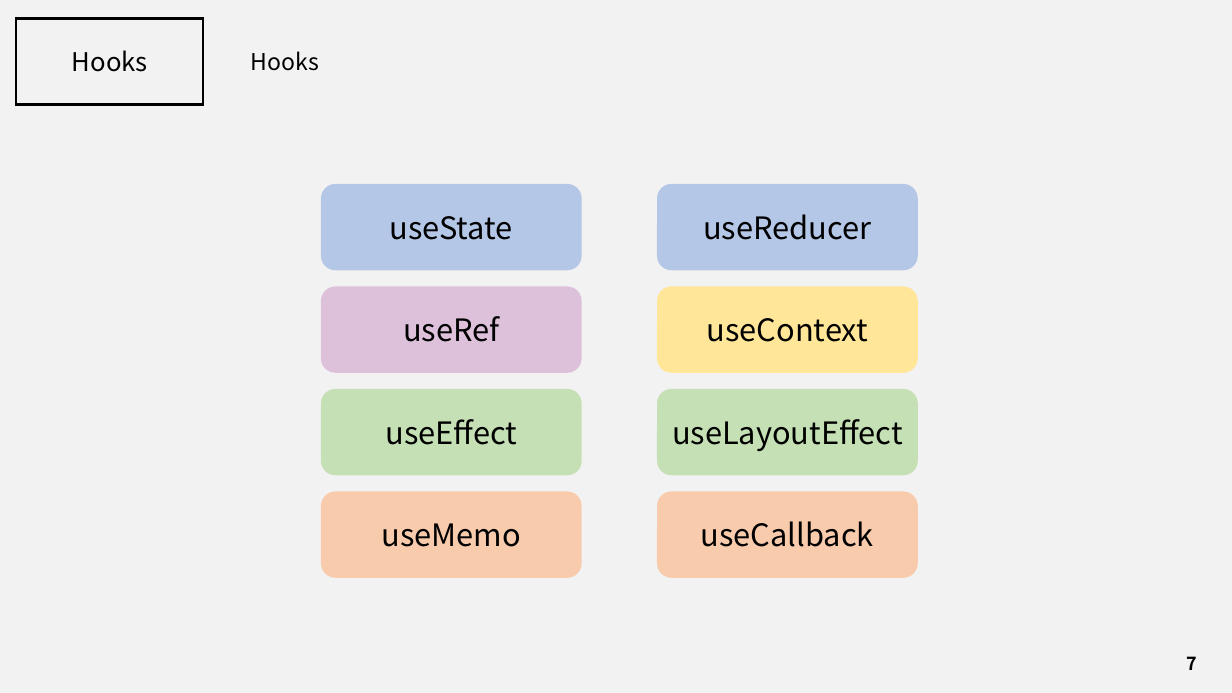
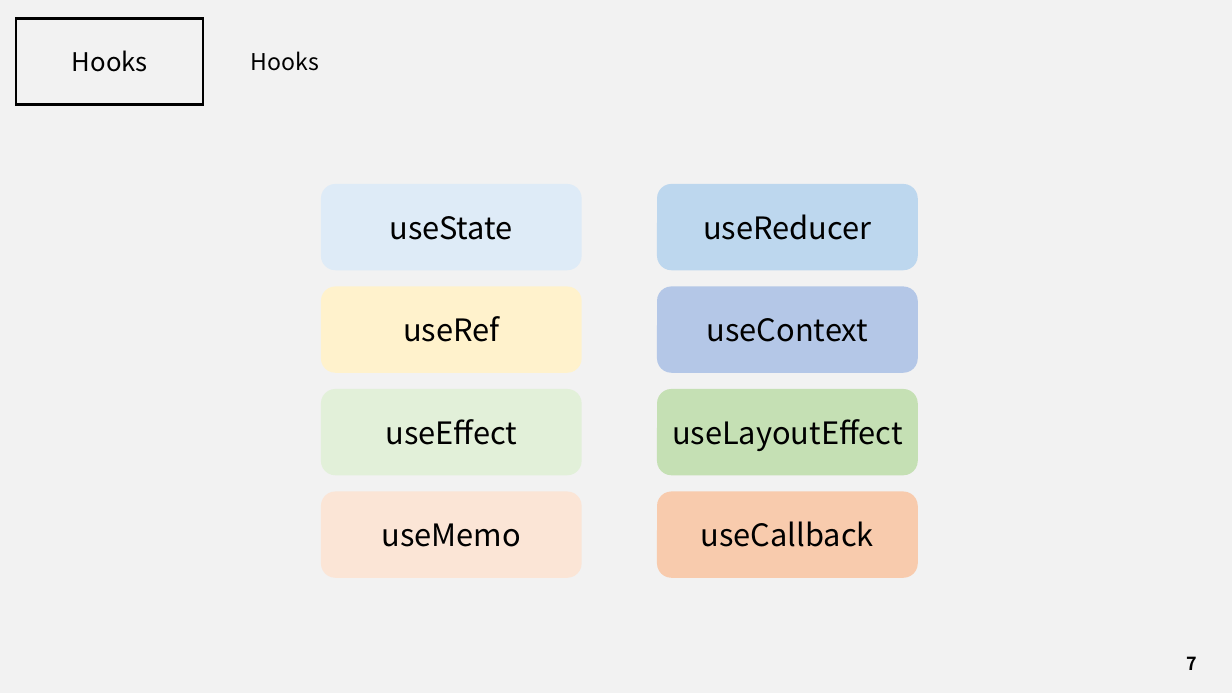
Before and after one commit to J3SUNG/Seminar, a slide deck: slide 7 of 210229_React_Hooks.pptx. Drawn at 1232x693 pixels with LibreOffice and Linux fonts; fonts in the diff are those of the drawing. Boxes give left, top, right and bottom in pixels: in the first picture for what was removed or moved away, otherwise in the second. Text is boxed around its words. In the diff, an @@ line names an element or a change of style, - is before the commit and + after.

```diff
--- a/210229_React_Hooks.pptx
+++ b/210229_React_Hooks.pptx
@@ rounded rectangle "useState" at (x1=321, y1=184, x2=581, y2=270): fill #B4C7E7 to #DEEBF7 @@
@@ rounded rectangle "useReducer" at (x1=657, y1=184, x2=918, y2=270): fill #B4C7E7 to #BDD7EE @@
@@ rounded rectangle "useRef" at (x1=321, y1=287, x2=581, y2=372): fill #DDC1DB to #FFF2CC @@
@@ rounded rectangle "useContext" at (x1=657, y1=287, x2=918, y2=372): fill #FFE699 to #B4C7E7 @@
@@ rounded rectangle "useEffect" at (x1=321, y1=389, x2=581, y2=475): fill #C5E0B4 to #E2F0D9 @@
@@ rounded rectangle "useMemo" at (x1=321, y1=492, x2=581, y2=578): fill #F8CBAD to #FBE5D6 @@
```
Also in this commit, not shown: 20 other slides changed, 1 slide added, 1 other file.
